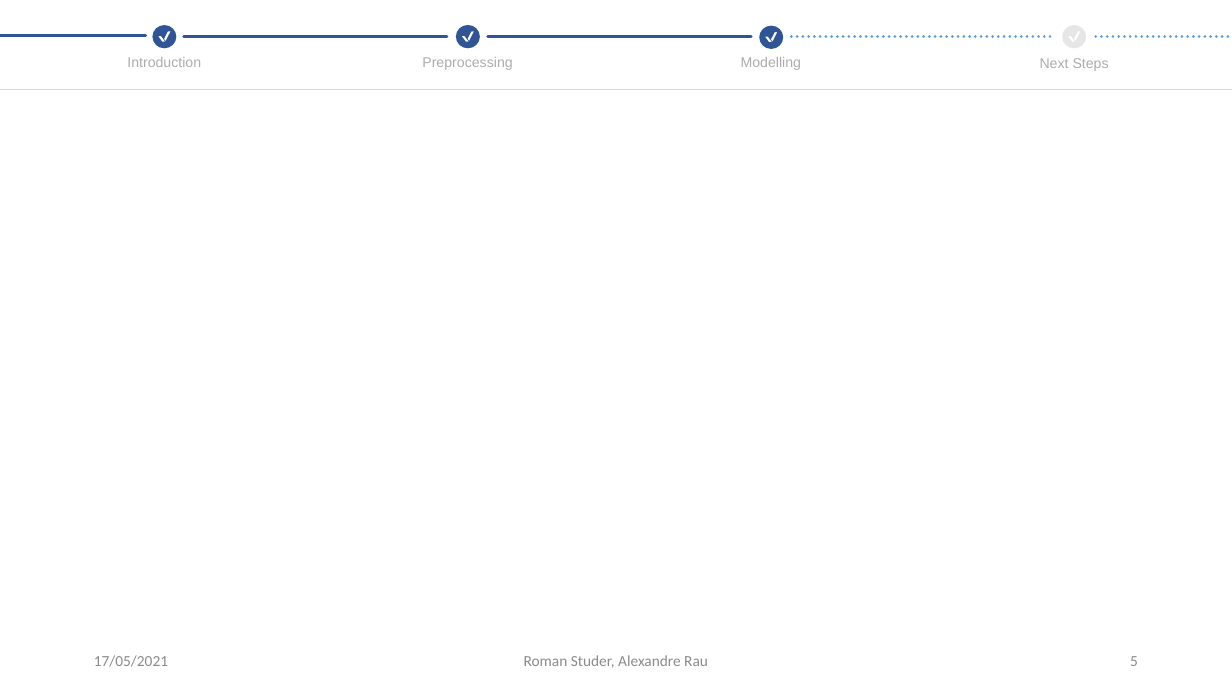
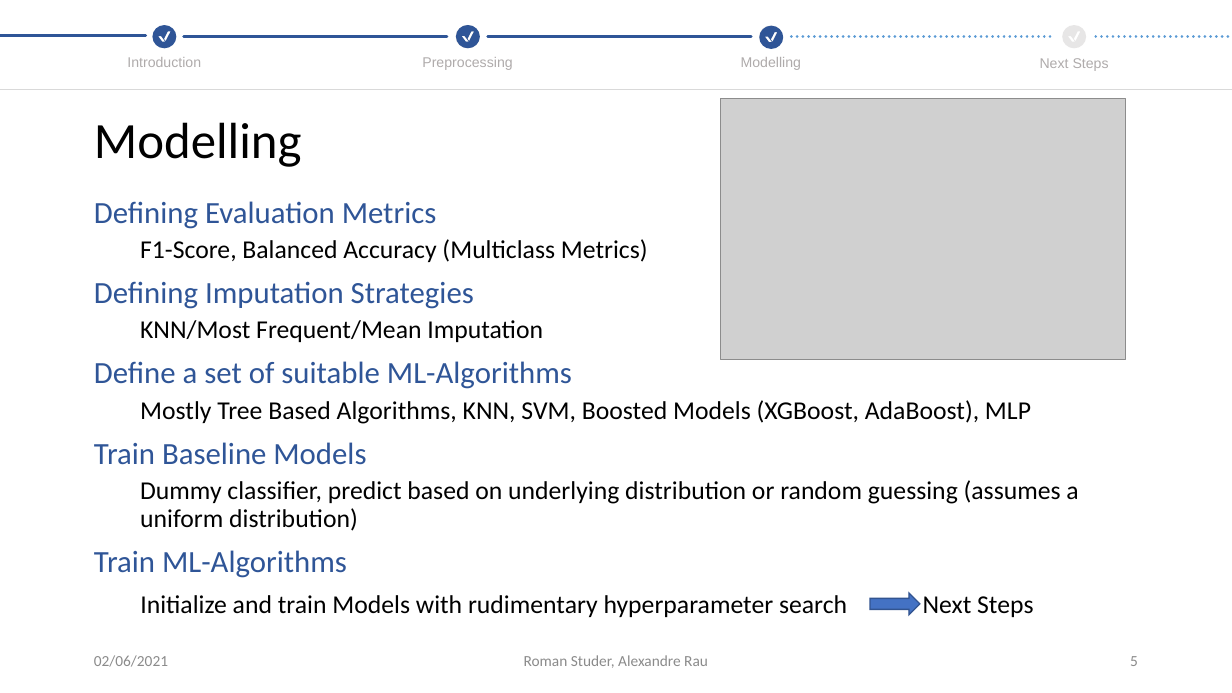
Before and after one commit to CrawTheOne/mirror_-fhnw_ds_fs2021_medical_challenge, a slide deck: slide 5 of presentation/Milestone_Presentation.pptx. Drawn at 1232x693 pixels with LibreOffice and Linux fonts; fonts in the diff are those of the drawing; grey boxes stand for pictures. Boxes give left, top, right and bottom in pixels: in the first picture for what was removed or moved away, otherwise in the second. Text is boxed around its words. In the diff, an @@ line names an element or a change of style, - is before the commit and + after.

Commit message:
finished modelling page

```diff
--- a/presentation/Milestone_Presentation.pptx
+++ b/presentation/Milestone_Presentation.pptx
@@ picture added at (721, 98, 1127, 359) @@
@@ title added at (94, 122, 302, 167), 39.6 pt, text #000000 @@
+Modelling
@@ text added at (94, 201, 1078, 617), 20 pt, text #000000 @@
+Defining Evaluation Metrics
+  F1-Score, Balanced Accuracy (Multiclass Metrics)
+Defining Imputation Strategies
+  KNN/Most Frequent/Mean Imputation
+Define a set of suitable ML-Algorithms
+  Mostly Tree Based Algorithms, KNN, SVM, Boosted Models (XGBoost, AdaBoost), MLP
+Train Baseline Models
+  Dummy classifier, predict based on underlying distribution or random guessing (assumes a uniform distribution)
+Train ML-Algorithms
+Initialize and train Models with rudimentary hyperparameter search Next Steps
@@ right arrow added at (871, 593, 921, 616), fill #4472C4, outline #325491 1 pt @@
@@ text at (94, 655, 168, 667): text changed @@
-17/05/2021
+02/06/2021
```
Also in this commit, not shown: 5 other slides changed, 1 slide removed.
